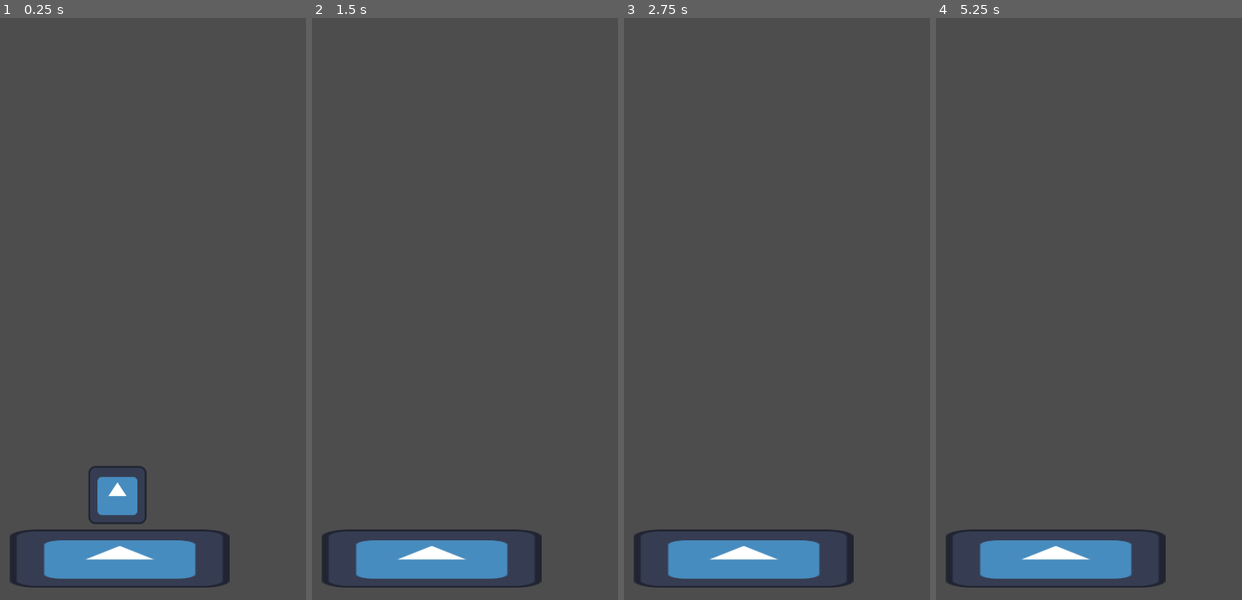
Above: before the commit, frames 1-4 (left to right).
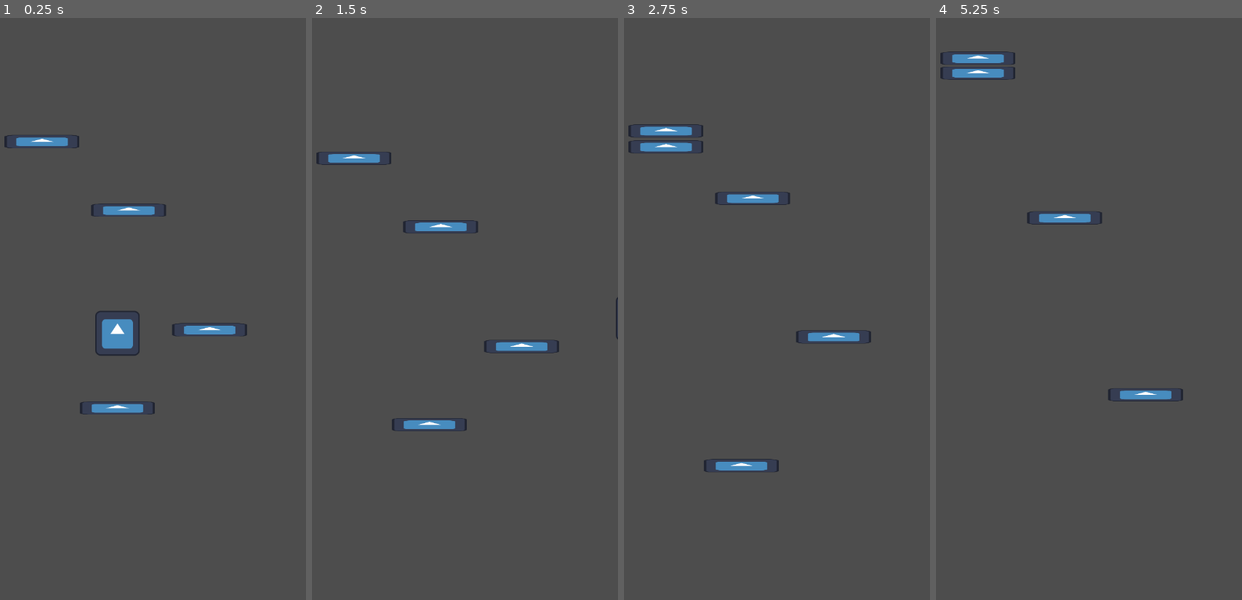
Above: after the commit, the same moments.

Repository: Kaporos/DreamWorld
Game: Godot game, scene res://main.tscn
The game is run twice, just before and just after one commit, with the same random seed, the same clock (stepped at 60 frames per second) and the same inputs. The engine's default icon, where the game draws it, is replaced by a stand-in: a white triangle on a blue panel in a dark square.
Inputs:
- Up to frame 1 (0.25 s): no input
- Up to frame 2 (1.5 s): hold Right (ui_right) from 0.53 s (still down)
- Up to frame 3 (2.75 s): release Right (ui_right) at 2.03 s; hold Left (ui_left) from 2.03 s (still down)
- Up to frame 4 (5.25 s): release Left (ui_left) at 2.78 s; hold Right (ui_right) 2.78-4.28 s; hold Left (ui_left) 4.28-5.03 s; hold Right (ui_right) from 5.03 s (still down)

The runs differ from the first frame. In frame 1, 7.3% of the frame differs, in the area x 1-81%, y 20-98%; in frame 2, 5.6%; in frame 3, 6.0%; in frame 4, 5.6%.

Commit message:
c

Diff:
--- /dev/null
+++ b/Platform.gd
@@ -0,0 +1,16 @@
+extends StaticBody2D
+
+var appeared = false;
+var player;
+var rng = RandomNumberGenerator.new()
+func _ready():
+	player = get_tree().get_nodes_in_group("player")[0]
+func _on_visible_on_screen_notifier_2d_screen_entered():
+	appeared = true;
+
+
+func _on_visible_on_screen_notifier_2d_screen_exited():
+	if appeared:
+		position.y += (player.position.y - position.y - rng.randf_range(0, 100.0) )
+
+		print(position.y)
--- /dev/null
+++ b/Platform.tscn
@@ -0,0 +1,23 @@
+[gd_scene load_steps=4 format=3 uid="uid://coxhwpmda5eeo"]
+
+[ext_resource type="Script" path="res://Platform.gd" id="1_crwjx"]
+[ext_resource type="Texture2D" uid="uid://bkatcfdgwi5rx" path="res://icon.svg" id="1_pumna"]
+
+[sub_resource type="RectangleShape2D" id="RectangleShape2D_h5lhk"]
+size = Vector2(167, 28)
+
+[node name="StaticBody2D" type="StaticBody2D"]
+script = ExtResource("1_crwjx")
+
+[node name="Sprite2D" type="Sprite2D" parent="."]
+scale = Vector2(1.28906, 0.226563)
+texture = ExtResource("1_pumna")
+
+[node name="CollisionShape2D" type="CollisionShape2D" parent="."]
+position = Vector2(0.5, 0)
+shape = SubResource("RectangleShape2D_h5lhk")
+
+[node name="VisibleOnScreenNotifier2D" type="VisibleOnScreenNotifier2D" parent="."]
+
+[connection signal="screen_entered" from="VisibleOnScreenNotifier2D" to="." method="_on_visible_on_screen_notifier_2d_screen_entered"]
+[connection signal="screen_exited" from="VisibleOnScreenNotifier2D" to="." method="_on_visible_on_screen_notifier_2d_screen_exited"]
--- a/Player.gd
+++ b/Player.gd
@@ -1,8 +1,8 @@
 extends CharacterBody2D
 
 
-@export var SPEED = 800.0
-@export var JUMP_VELOCITY = -800.0
+@export var SPEED = 500.0
+@export var JUMP_VELOCITY = -1000.0
 @export var DECELERATION = 1000;
 # Get the gravity from the project settings to be synced with RigidBody nodes.
 var gravity = 800*2
--- a/Player.tscn
+++ b/Player.tscn
@@ -6,8 +6,9 @@
 [sub_resource type="RectangleShape2D" id="RectangleShape2D_6oe7f"]
 size = Vector2(124, 126)
 
-[node name="Player" type="CharacterBody2D"]
+[node name="Player" type="CharacterBody2D" groups=["player"]]
 position = Vector2(305, 996)
+scale = Vector2(0.77, 0.77)
 script = ExtResource("1_k5vtq")
 
 [node name="Sprite2D" type="Sprite2D" parent="."]
@@ -16,3 +17,10 @@
 [node name="CollisionShape2D" type="CollisionShape2D" parent="."]
 position = Vector2(0, 1)
 shape = SubResource("RectangleShape2D_6oe7f")
+
+[node name="Camera2D" type="Camera2D" parent="."]
+limit_left = 0
+limit_right = 720
+position_smoothing_enabled = true
+drag_vertical_enabled = true
+drag_bottom_margin = 0.6
--- /dev/null
+++ b/Spawner.gd
@@ -0,0 +1,14 @@
+extends Node2D
+
+
+@export var platform: PackedScene;
+var timer: SceneTreeTimer;
+
+func create_timer(time) :
+	get_tree().create_timer(time).connect("timeout", spawn)
+
+func _ready():
+	create_timer(0.5)
+
+func spawn():
+	var plt = platform.instantiate()
--- a/main.tscn
+++ b/main.tscn
@@ -1,23 +1,23 @@
-[gd_scene load_steps=4 format=3 uid="uid://cwvrsflnw0nj"]
+[gd_scene load_steps=3 format=3 uid="uid://cwvrsflnw0nj"]
 
 [ext_resource type="PackedScene" uid="uid://bnvd3jnk4f85n" path="res://Player.tscn" id="1_cqfq3"]
-[ext_resource type="Texture2D" uid="uid://bkatcfdgwi5rx" path="res://icon.svg" id="1_njdi0"]
-
-[sub_resource type="RectangleShape2D" id="RectangleShape2D_h5lhk"]
-size = Vector2(475, 76)
+[ext_resource type="PackedScene" uid="uid://coxhwpmda5eeo" path="res://Platform.tscn" id="2_ifom1"]
 
 [node name="Game" type="Node2D"]
 
 [node name="Player" parent="." instance=ExtResource("1_cqfq3")]
 
-[node name="StaticBody2D" type="StaticBody2D" parent="."]
-position = Vector2(132, 1189)
+[node name="StaticBody2D" parent="." instance=ExtResource("2_ifom1")]
+position = Vector2(305, 1214)
 
-[node name="Sprite2D" type="Sprite2D" parent="StaticBody2D"]
-position = Vector2(178, 0)
-scale = Vector2(3.78125, 1)
-texture = ExtResource("1_njdi0")
+[node name="StaticBody2D2" parent="." instance=ExtResource("2_ifom1")]
+position = Vector2(508, 1042)
 
-[node name="CollisionShape2D" type="CollisionShape2D" parent="StaticBody2D"]
-position = Vector2(171.5, -28)
-shape = SubResource("RectangleShape2D_h5lhk")
+[node name="StaticBody2D3" parent="." instance=ExtResource("2_ifom1")]
+position = Vector2(330, 779)
+
+[node name="StaticBody2D4" parent="." instance=ExtResource("2_ifom1")]
+position = Vector2(139, 628)
+
+[node name="StaticBody2D5" parent="." instance=ExtResource("2_ifom1")]
+position = Vector2(139, 628)
--- a/project.godot
+++ b/project.godot
@@ -24,6 +24,12 @@
 window/stretch/mode="viewport"
 window/stretch/aspect="expand"
 
+[editor]
+
+export/size/window_height_override=640
+export/size/window_width_override=360
+export/size/viewport_height=1280
+
 [rendering]
 
 renderer/rendering_method="gl_compatibility"
